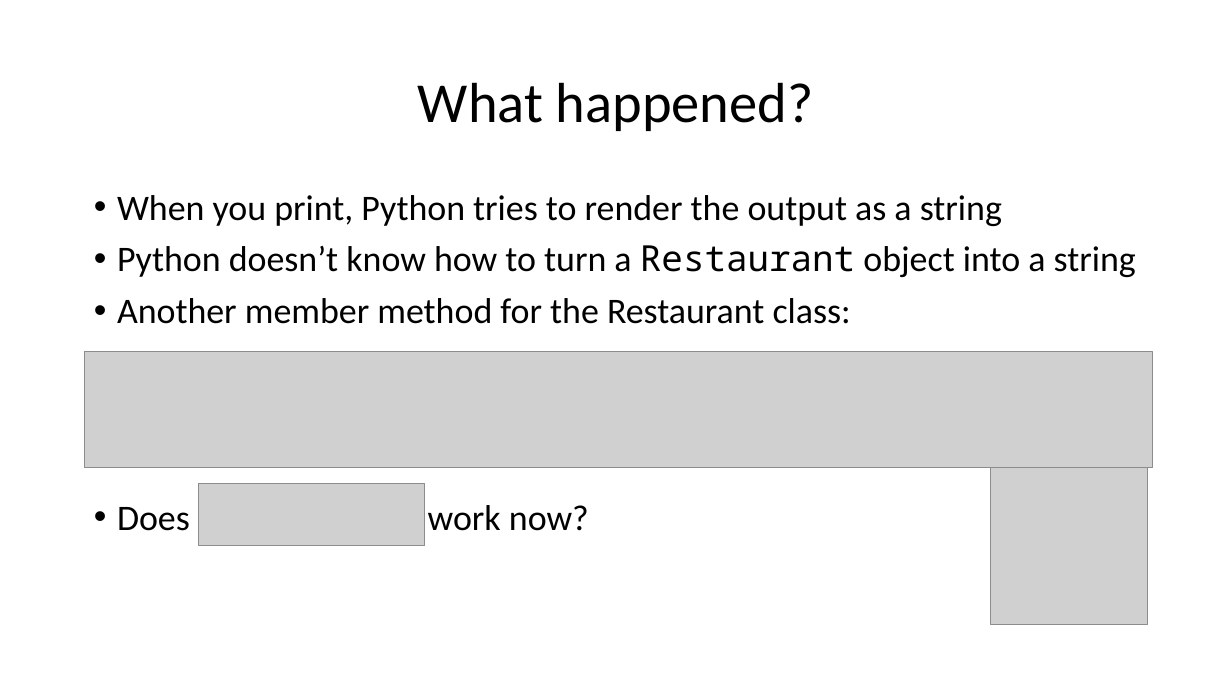
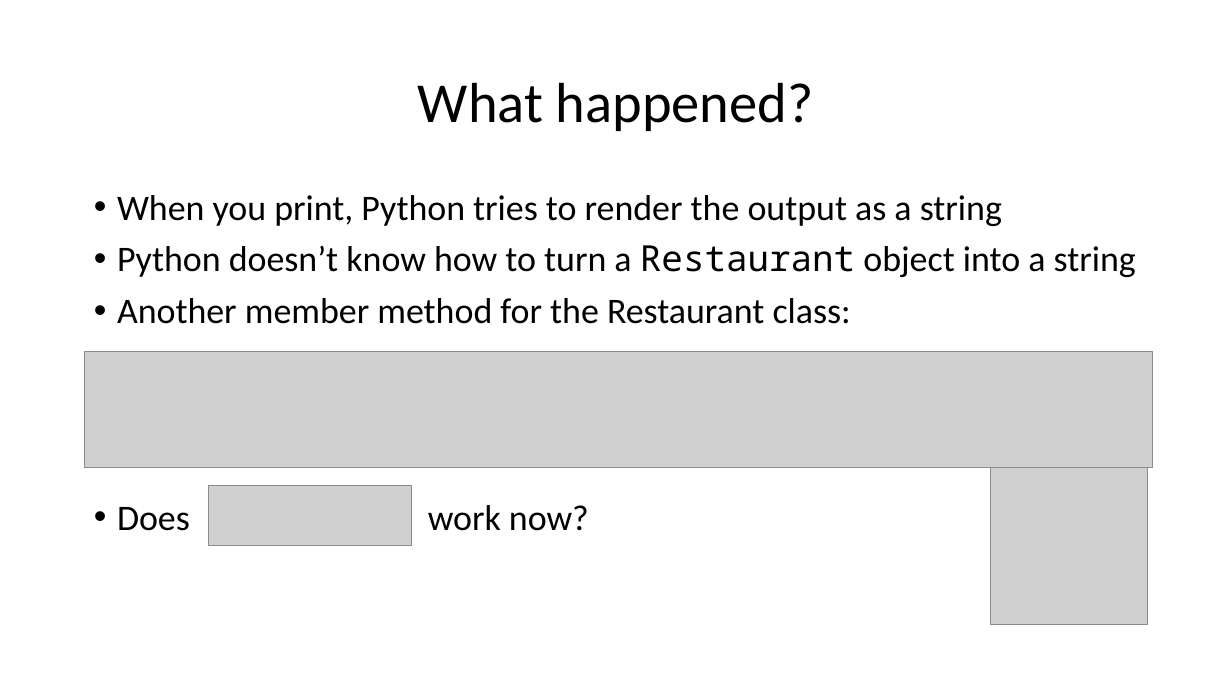
Before and after one commit to wilkotom/python_examples, a slide deck: slide 9 of Python Level 2/Lesson 3/Session 3.pptx. Drawn at 1232x693 pixels with LibreOffice and Linux fonts; fonts in the diff are those of the drawing; grey boxes stand for pictures. Boxes give left, top, right and bottom in pixels: in the first picture for what was removed or moved away, otherwise in the second. Text is boxed around its words. In the diff, an @@ line names an element or a change of style, - is before the commit and + after.

Commit message:
Python 3 examples changes

```diff
--- a/Python Level 2/Lesson 3/Session 3.pptx
+++ b/Python Level 2/Lesson 3/Session 3.pptx
@@ text "When you print, Python tries ..." rewrapped from [117, 195, 1136, 539] to [117, 195, 1136, 531] @@
@@ picture: place and size @@
-picture at [199, 483, 424, 546]
+picture at [208, 485, 411, 546]
```
Also in this commit, not shown: 5 other slides changed.
